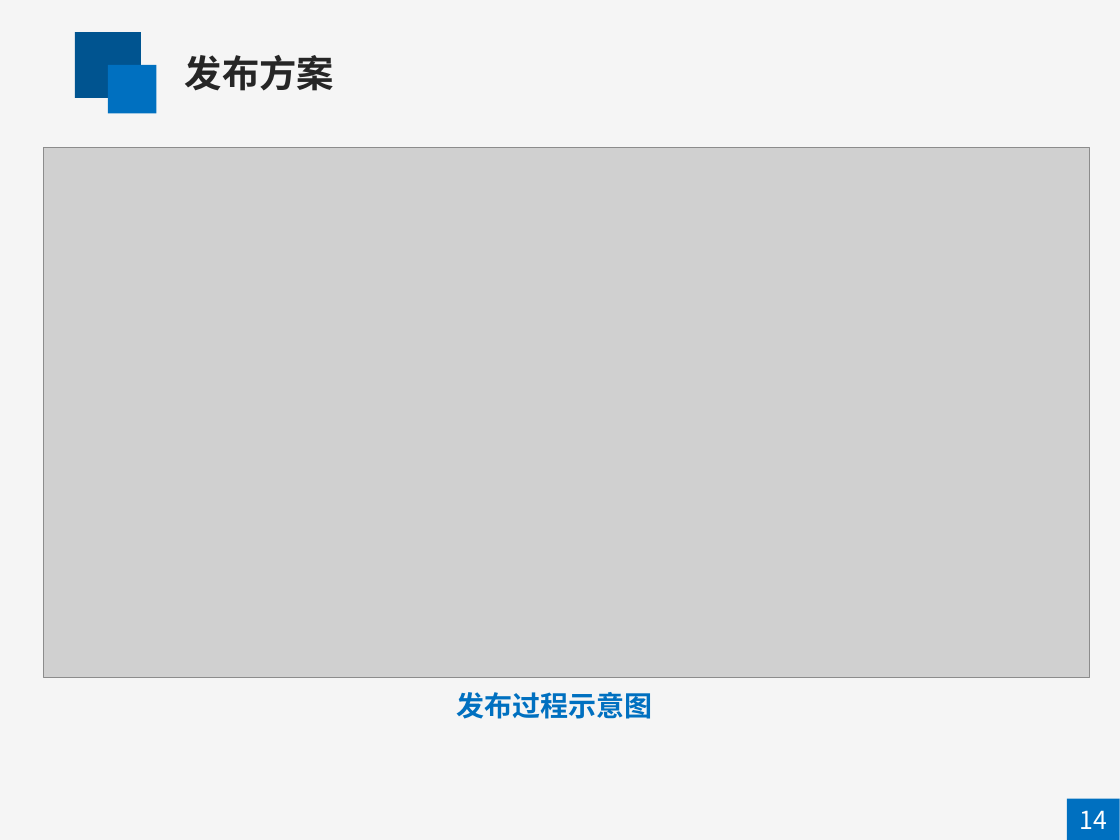
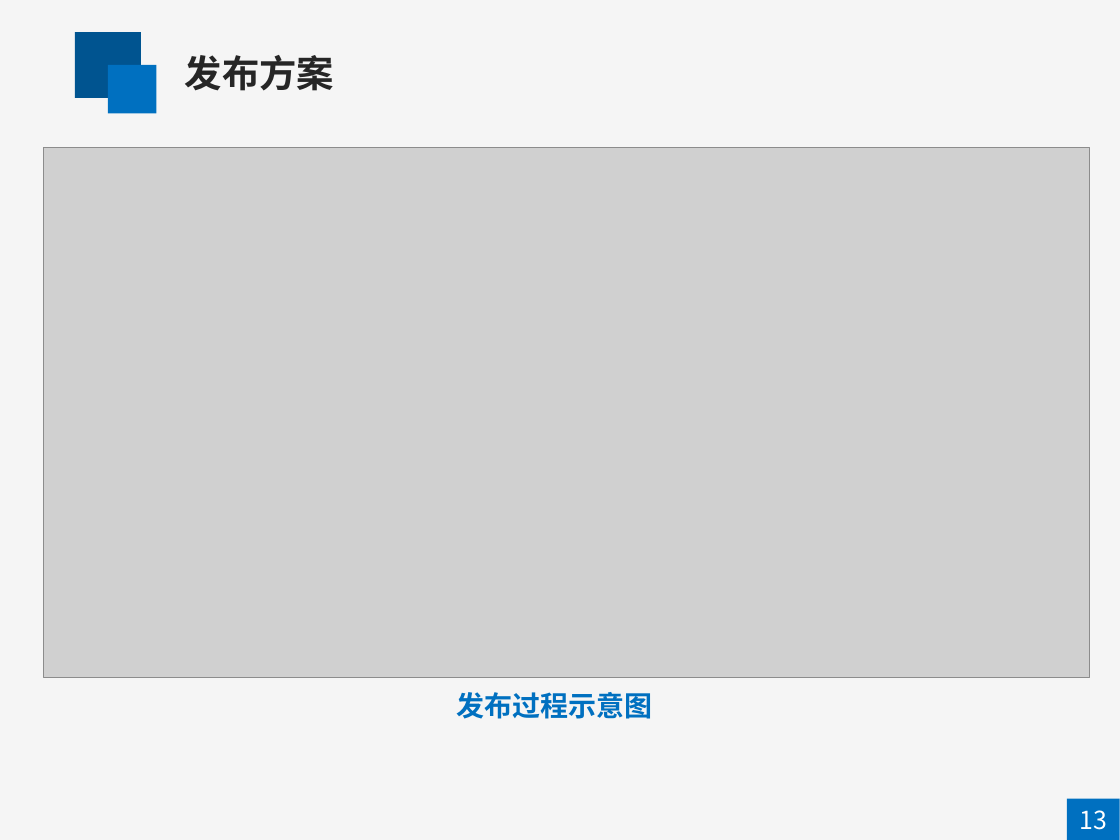
Before and after one commit to uglyboyhans/shopping, a slide deck: slide 13 of ppt.ppt (slide 14 before the commit). Drawn at 1120x840 pixels with LibreOffice and Linux fonts; fonts in the diff are those of the drawing; grey boxes stand for pictures. Boxes give left, top, right and bottom in pixels: in the first picture for what was removed or moved away, otherwise in the second. Text is boxed around its words. In the diff, an @@ line names an element or a change of style, - is before the commit and + after.

```diff
--- a/ppt.ppt
+++ b/ppt.ppt
@@ text at [1080, 810, 1108, 830]: text changed @@
-14
+13
```
Also in this commit, not shown: 3 other slides changed, 1 slide removed.
